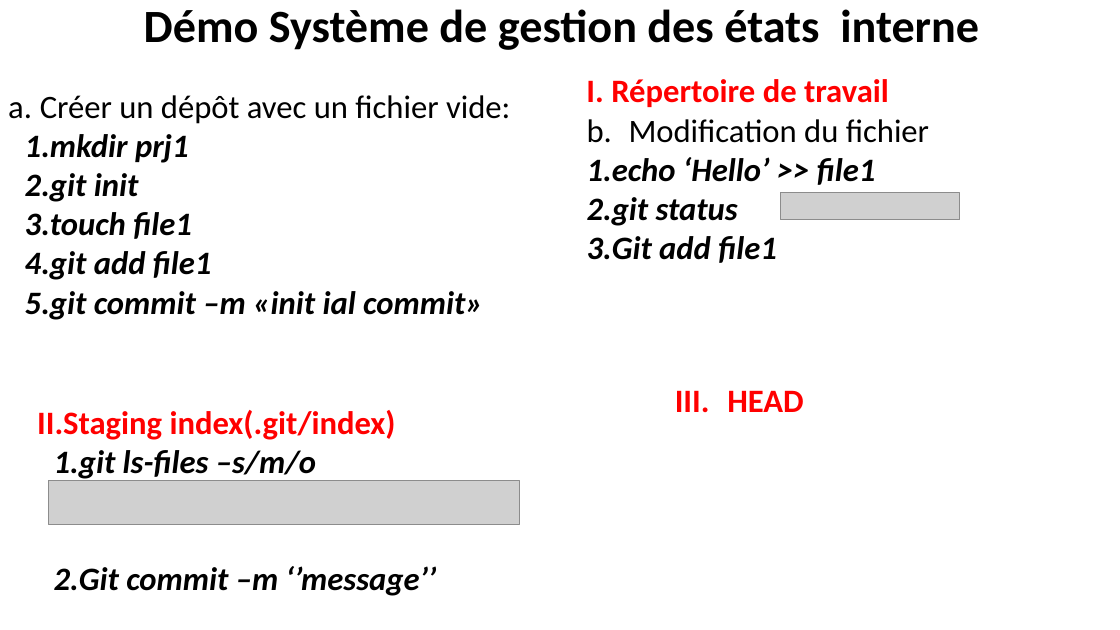
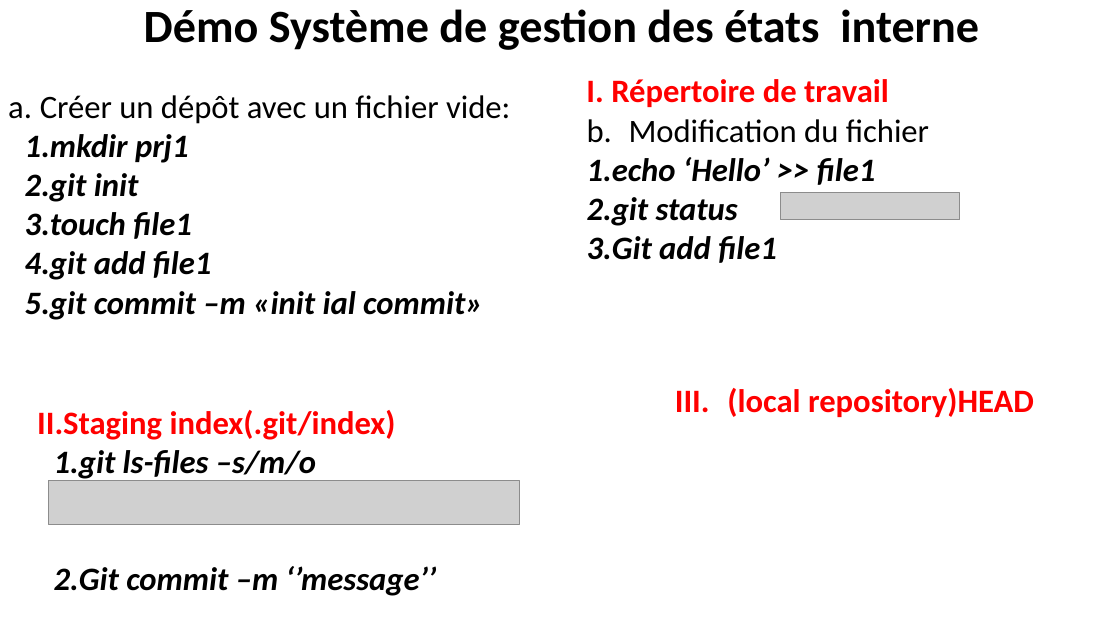
Before and after one commit to belakebiboussad/form, a slide deck: slide 36 of Formation Git.pptx (slide 35 before the commit). Drawn at 1120x630 pixels with LibreOffice and Linux fonts; fonts in the diff are those of the drawing; grey boxes stand for pictures. Boxes give left, top, right and bottom in pixels: in the first picture for what was removed or moved away, otherwise in the second. Text is boxed around its words. In the diff, an @@ line names an element or a change of style, - is before the commit and + after.

```diff
--- a/Formation Git.pptx
+++ b/Formation Git.pptx
@@ text at (727, 388, 1034, 417): text changed @@
-III. HEAD
+III. (local repository)HEAD
```
Also in this commit, not shown: 5 other slides changed, 2 slides added, 1 slide removed, 2 other files.
